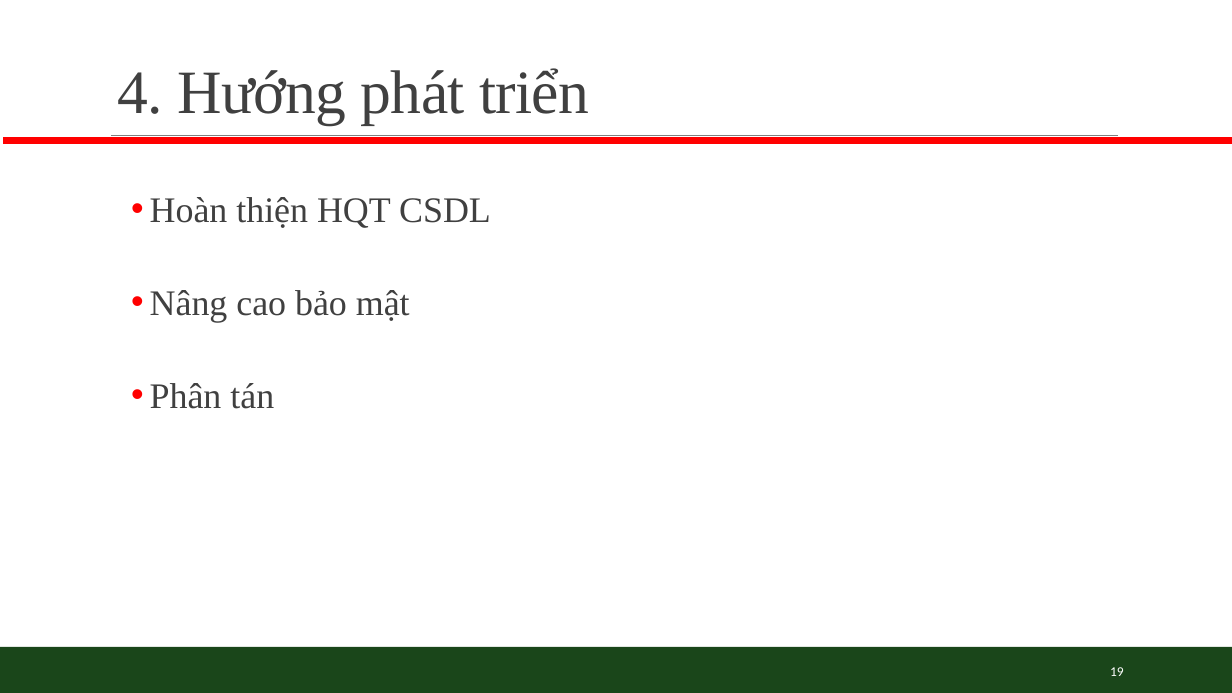
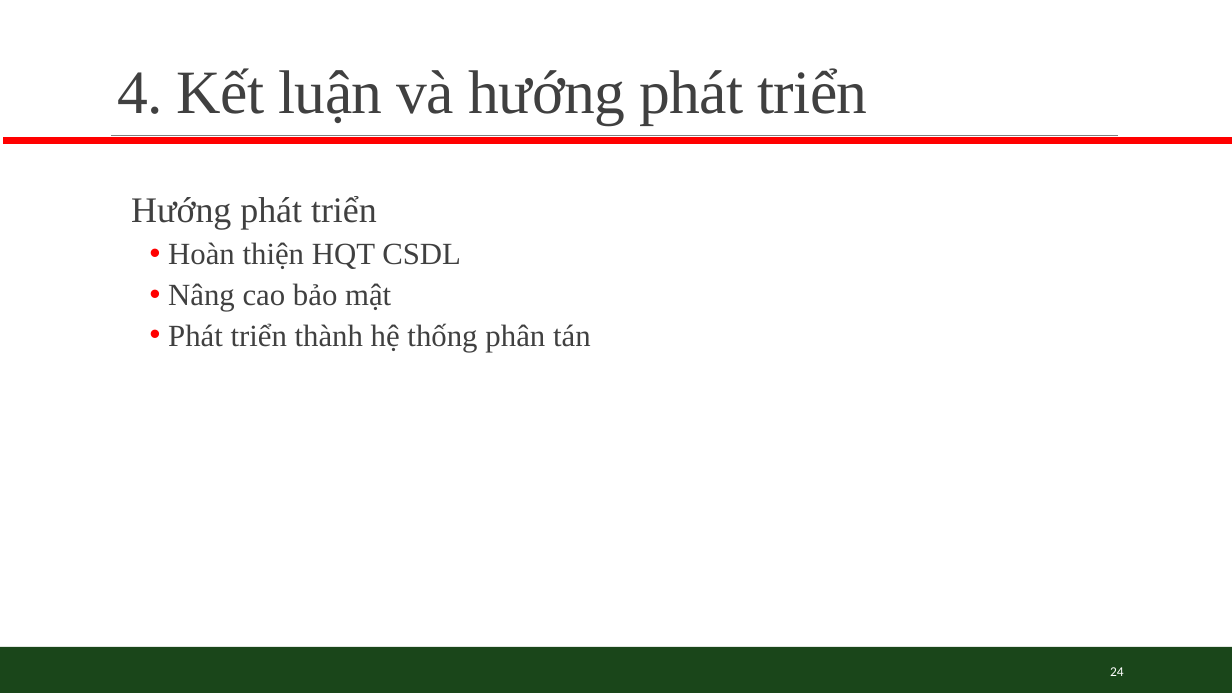
Before and after one commit to dangviethung096/DATN, a slide deck: slide 24 of Slide_DATN.pptx (slide 19 before the commit). Drawn at 1232x693 pixels with LibreOffice and Linux fonts; fonts in the diff are those of the drawing. Boxes give left, top, right and bottom in pixels: in the first picture for what was removed or moved away, otherwise in the second. Text is boxed around its words. In the diff, an @@ line names an element or a change of style, - is before the commit and + after.

Commit message:
new slide

```diff
--- a/Slide_DATN.pptx
+++ b/Slide_DATN.pptx
@@ title at (117,68,867,124): text changed @@
-4. Hướng phát triển
+4. Kết luận và hướng phát triển
@@ text at (131,196,377,229): paragraph added @@
+  Hướng phát triển
@@ text at (168,242,461,311): size 28 to 24 pt in "Hoàn thiện HQT CSDL", "Nâng cao bảo mật"; list level 2 to 3 in "Hoàn thiện HQT CSDL"; list level 2 to 3 in "Nâng cao bảo mật" @@
@@ text at (168,323,591,352): text changed; size 28 to 24 pt @@
-  • Phân tán
+    • Phát triển thành hệ thống phân tán
@@ page number at (1110,667,1124,676): text changed @@
-19
+24
```
Also in this commit, not shown: 2 other slides changed, 5 slides added.
